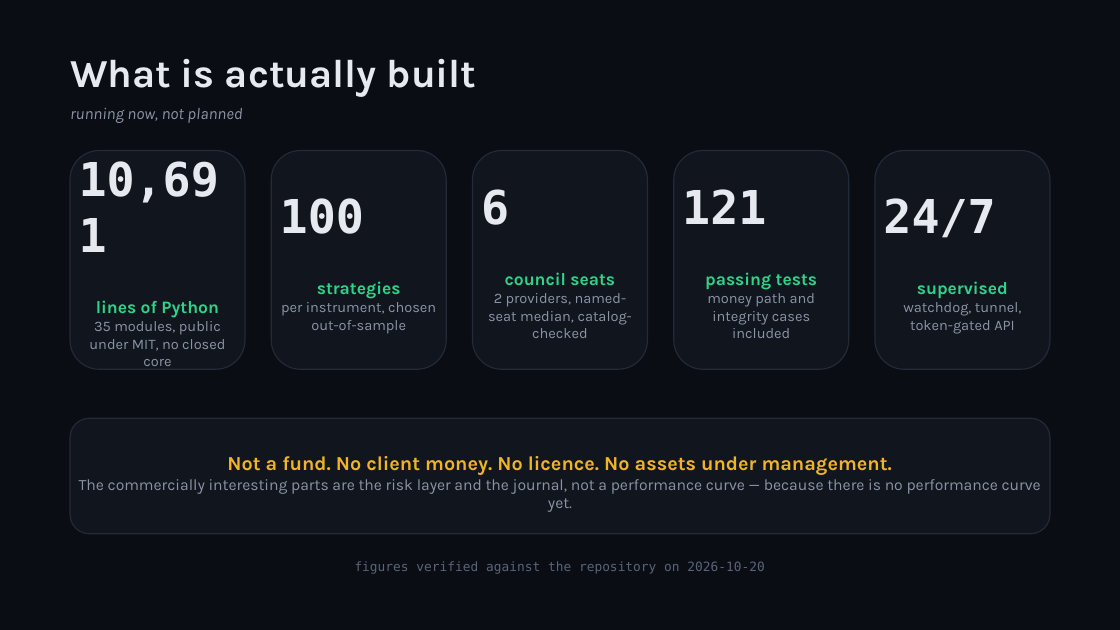
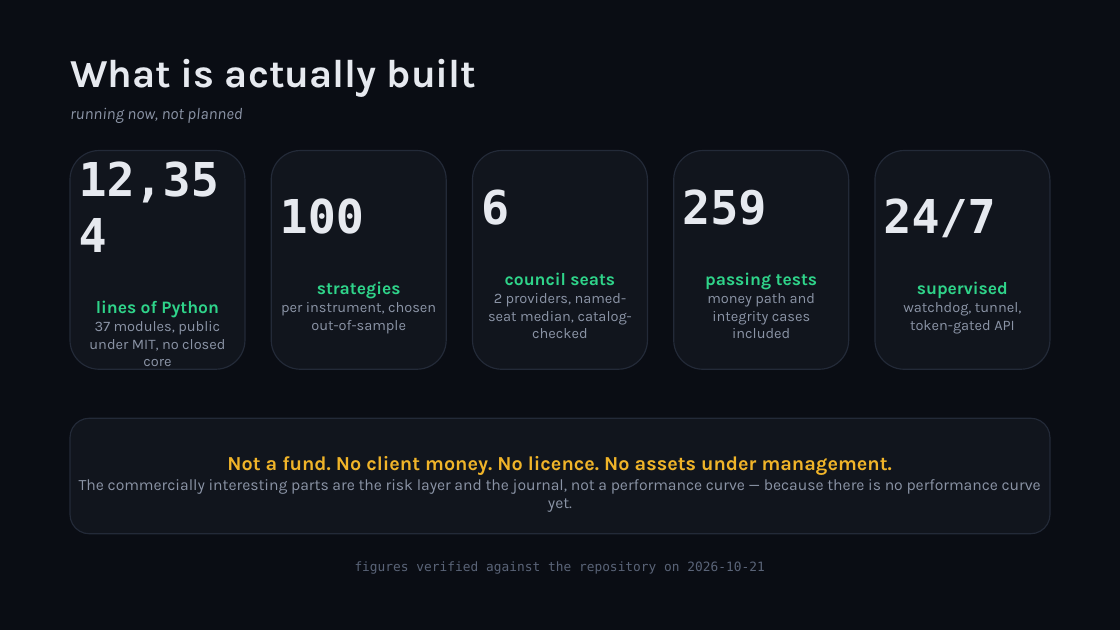
Before and after one commit to zhaider5142009-oss/kairos, a slide deck: slide 3 of docs/investors/KAIROS_Investor_Deck.pptx. Drawn at 1120x630 pixels with LibreOffice and Linux fonts; fonts in the diff are those of the drawing. Boxes give left, top, right and bottom in pixels: in the first picture for what was removed or moved away, otherwise in the second. Text is boxed around its words. In the diff, an @@ line names an element or a change of style, - is before the commit and + after.

Commit message:
The investor deck that actually gets emailed was outside the figure guard
kit_stats rewrites markdown and HTML, and tests/test_kit_figures.py checks
exactly those files. The PowerPoint in the same directory — the copy attached to
the release and forwarded to a stranger — was never read by either, and it had
gone further stale than the prose beside it: an old line count, an old module
count, the same old test total in two places, an old journaled count, an old
cycle count, and a version stamp two releases behind, under a footer claiming the
figures were verified against the repository on the day they were built.

The deck is read as text now. A .pptx is a zip of XML and its <a:t> runs flatten
into the vocabulary the rules already match, so the same checks run over it
before it can ship. The first version of that check missed three sites because
the stamp table only recognised "Version N.N.N" and "dated <date>"; a slide writes
"KAIROS vN.N.N" and "verified against the repository on <date>", and a checker
that knows one spelling reports a stale value as absent rather than wrong — the
same failure as not knowing the word "passing". Read-only on purpose: editing run
boundaries inside a binary is how a deck gets corrupted, so the test names the
value to rebuild with instead of quietly fixing it.

Guarding it cost the deck two numbers. The journal grows every ten minutes, and a
file nobody re-runs on that clock must not print a count it cannot keep current,
so the slides now carry figures stable inside a release and point at the dated
ledger for predictions journaled and autopilot cycles. Recorded as standing rule 7.

Deck rebuilt from the refreshed DECK.md: 12,354 lines, 37 modules, 259 tests,
140 matured horizons, v2.6.1, verified 2026-10-21.

```diff
--- a/docs/investors/KAIROS_Investor_Deck.pptx
+++ b/docs/investors/KAIROS_Investor_Deck.pptx
@@ text in rounded rectangle at <box>79,161,219,203</box>: text changed @@
-10,691
+12,354
@@ text in rounded rectangle at <box>682,189,766,225</box>: text changed @@
-121
+259
@@ text in rounded rectangle at <box>89,321,225,366</box>: text changed @@
-35 modules, public under MIT, no closed core
+37 modules, public under MIT, no closed core
@@ text at <box>355,561,764,574</box>: text changed @@
-figures verified against the repository on 2026-10-20
+figures verified against the repository on 2026-10-21
```
Also in this commit, not shown: 5 other slides changed, 10 other files.
